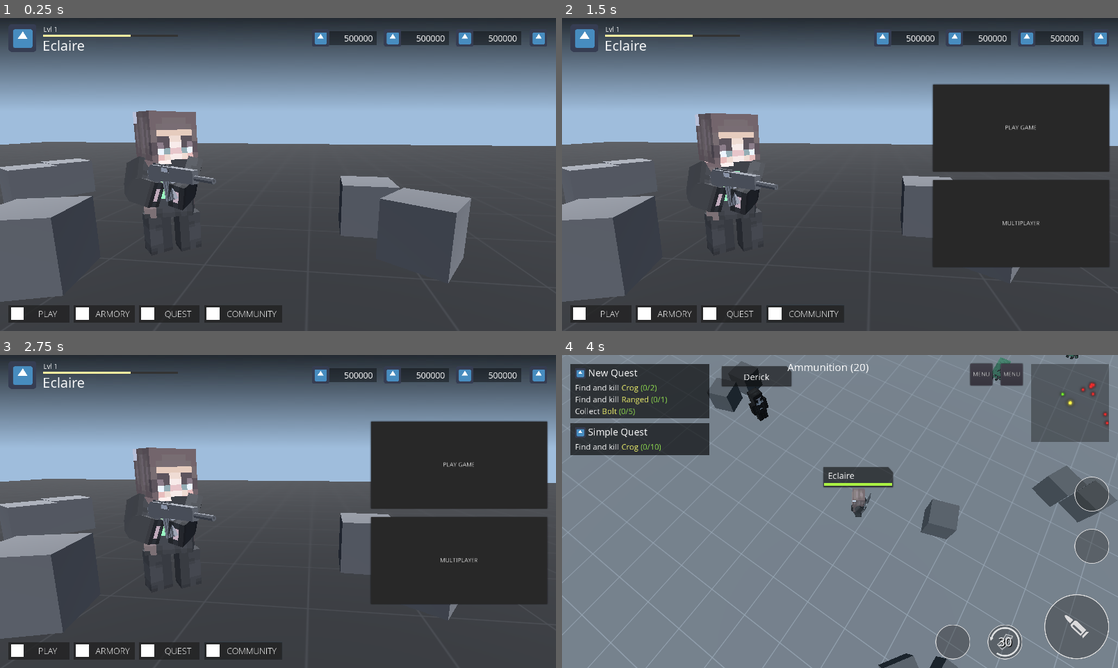
Above: before the commit, frames 1-4 (two rows, left to right).
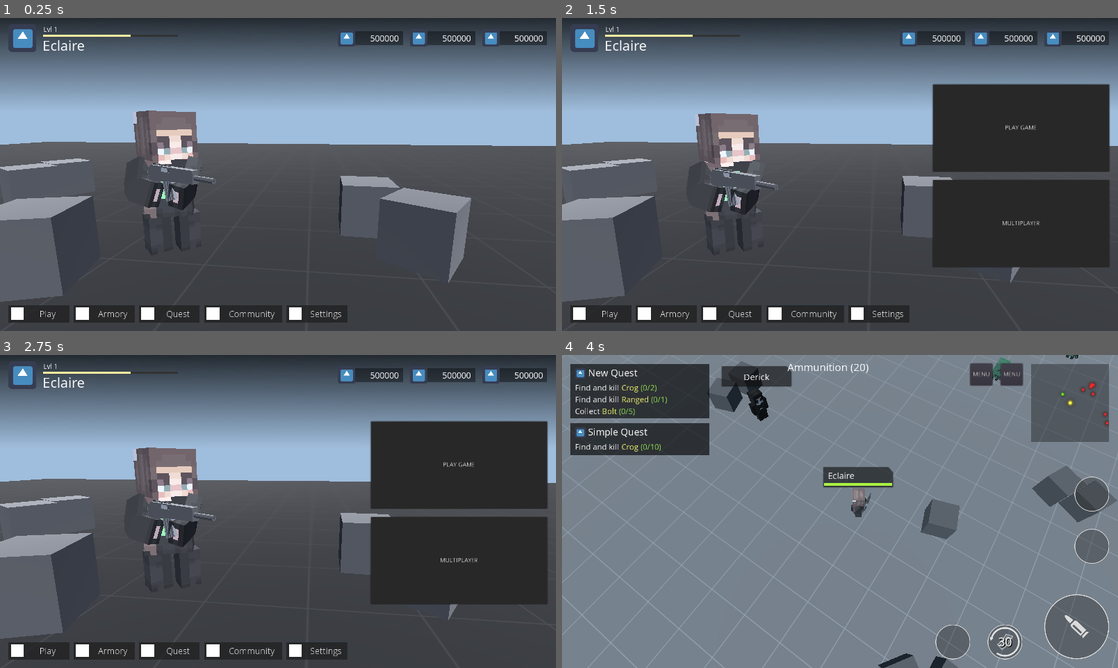
Above: after the commit, the same moments.

Repository: khairul169/PixelGunner
Game: Godot game, scene res://scenes/main_menu.tscn
Same seed, same stepped clock (60 frames per second), same inputs: the game is played once before the commit and once after it. The engine's default icon, where the game draws it, is replaced by a stand-in: a white triangle on a blue panel in a dark square.
Inputs (mouse positions are in pixels of both pictures, inside the frame that each line leads up to):
- Up to frame 1 (0.25 s): no input
- Up to frame 2 (1.5 s): click (1101, 36) at 0.52 s; click (806, 312) at 1.25 s, where only the run after the commit has a clickable "Community"
- Up to frame 3 (2.75 s): click (316, 649) at 2 s, where only the run after the commit has a clickable "Settings"
- Up to frame 4 (4 s): click "PLAY GAME" at 2.75 s; move the mouse to (962, 495) at 3.52 s; hold D from 3.53 s (still down); hold R from 3.53 s (still down); click (962, 495) at 3.67 s; tap Space at 3.77 s

The runs differ from the first frame. In frame 1, 2.2% of the frame differs, in the area x 7-99%, y 4-98%; in frame 2, 2.2%; in frame 3, 2.2%; in frame 4, nothing differs.

Commit message:
capitalize mainmenu footer navigation label

Diff:
--- a/scenes/main_menu.gd
+++ b/scenes/main_menu.gd
@@ -43,7 +43,8 @@
 		'play': "Play",
 		'armory': "Armory",
 		'quest': "Quest",
-		'community': "Community"
+		'community': "Community",
+		'settings': "Settings"
 	};
 
 	for key in navigation_list:
@@ -57,7 +58,7 @@
 		if (key == 'community'):
 			instance.rect_min_size.x = 180;
 
-		instance.get_node('label').text = str(value).to_upper();
+		instance.get_node('label').text = str(value).capitalize();
 		instance.connect("pressed", self, "_nav_pressed", [key]);
 
 	# free navigation item template
--- a/scenes/main_menu.tscn
+++ b/scenes/main_menu.tscn
@@ -94,6 +94,7 @@
 anchor_bottom = 1.0
 
 [node name="header" type="Control" parent="layout"]
+editor/display_folded = true
 anchor_right = 1.0
 margin_bottom = 85.0
 
@@ -151,9 +152,9 @@
 anchor_left = 1.0
 anchor_right = 1.0
 anchor_bottom = 1.0
-margin_left = -820.0
+margin_left = -760.0
 margin_top = 26.0
-margin_right = -80.0
+margin_right = -20.0
 margin_bottom = -19.0
 custom_constants/separation = 16
 alignment = 2
@@ -170,23 +171,6 @@
 margin_left = 590.0
 margin_right = 740.0
 
-[node name="settings_btn" type="Button" parent="layout/header"]
-editor/display_folded = true
-anchor_left = 1.0
-anchor_right = 1.0
-margin_left = -60.0
-margin_top = 26.0
-margin_right = -20.0
-margin_bottom = 66.0
-flat = true
-
-[node name="img" type="TextureRect" parent="layout/header/settings_btn"]
-anchor_right = 1.0
-anchor_bottom = 1.0
-mouse_filter = 2
-texture = ExtResource( 4 )
-expand = true
-
 [node name="content" type="Control" parent="layout"]
 anchor_right = 1.0
 anchor_bottom = 1.0
